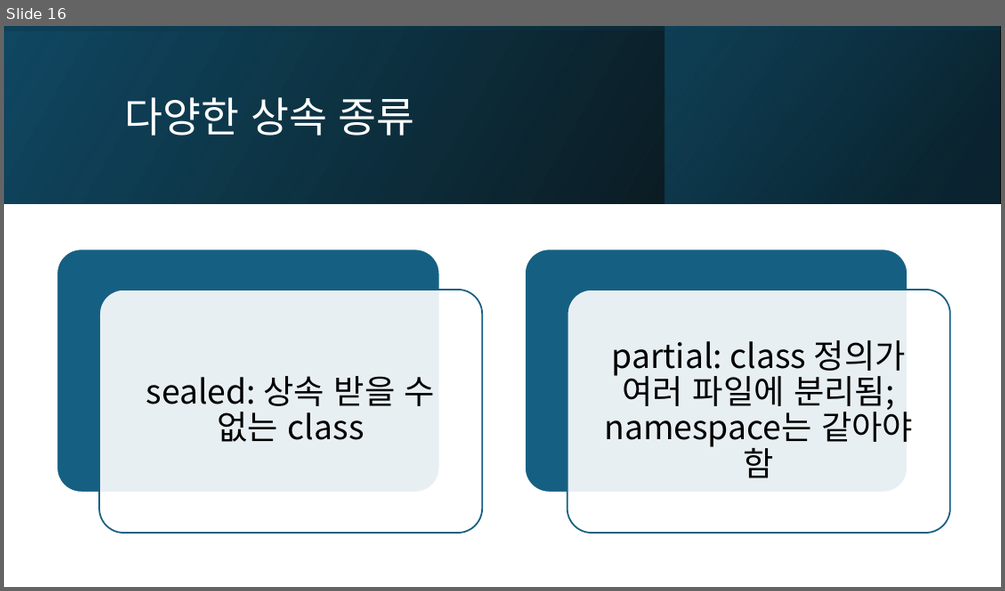
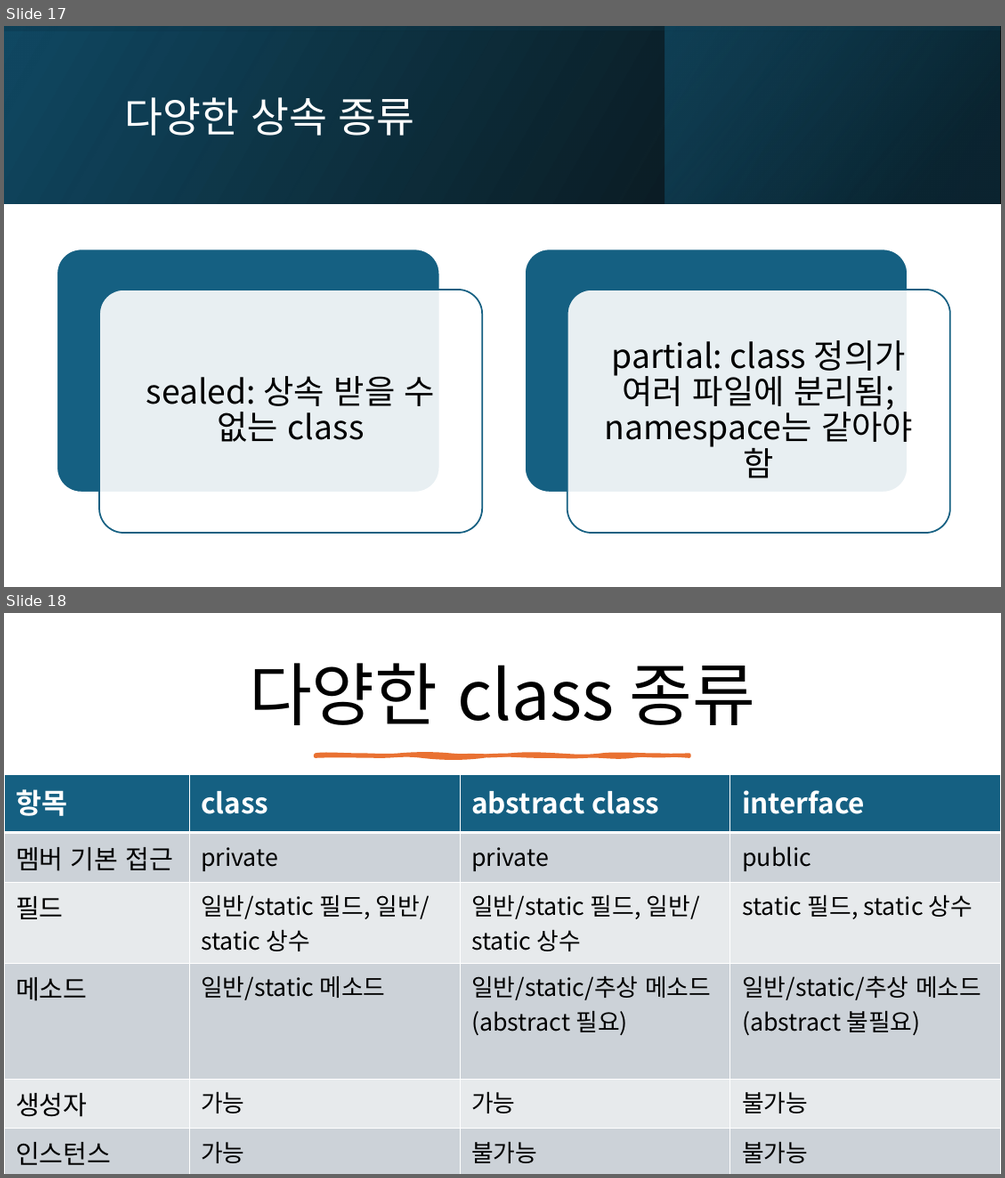
Before and after one commit to mokwongame/CS_2025_2, a slide deck: C# 문법.pptx. Shown one above the other, each under a label of ours: slide 16 before the commit, slides 17 and 18 after it. The pictures are 1005x591 and 1005x1178 pixels, drawn with LibreOffice and Linux fonts; fonts in the diff are those of the drawing. Boxes give left, top, right and bottom in pixels: in the first picture for what was removed or moved away, otherwise in the second. Text is boxed around its words. In the diff, an @@ line names an element or a change of style, - is before the commit and + after.

```diff
--- a/C# 문법.pptx
+++ b/C# 문법.pptx
@@ slide 18 added at [4, 613, 1001, 1174], background #FFFFFF @@
@@ title added at [249, 663, 756, 725], 66 pt, text #000000 @@
+다양한 class 종류
@@ freeform shape added at [316, 755, 689, 756], fill #E97132, outline #E97132 3.25 pt @@
@@ table added at [4, 775, 1001, 1168], 6 rows, 4 columns @@
+항목 | class | abstract class | interface
+멤버 기본 접근 | private | private | public
+필드 | 일반/static 필드, 일반/static 상수 | 일반/static 필드, 일반/static 상수 | static 필드, static 상수
+메소드 | 일반/static 메소드 | 일반/static/추상 메소드(abstract 필요) | 일반/static/추상 메소드(abstract 불필요)
+생성자 | 가능 | 가능 | 불가능
+인스턴스 | 가능 | 불가능 | 불가능
@@ what was slide 16 is now slide 17 @@
```
Also in this commit, not shown: 1 slide changed, 1 other slide added, 1 other file.
